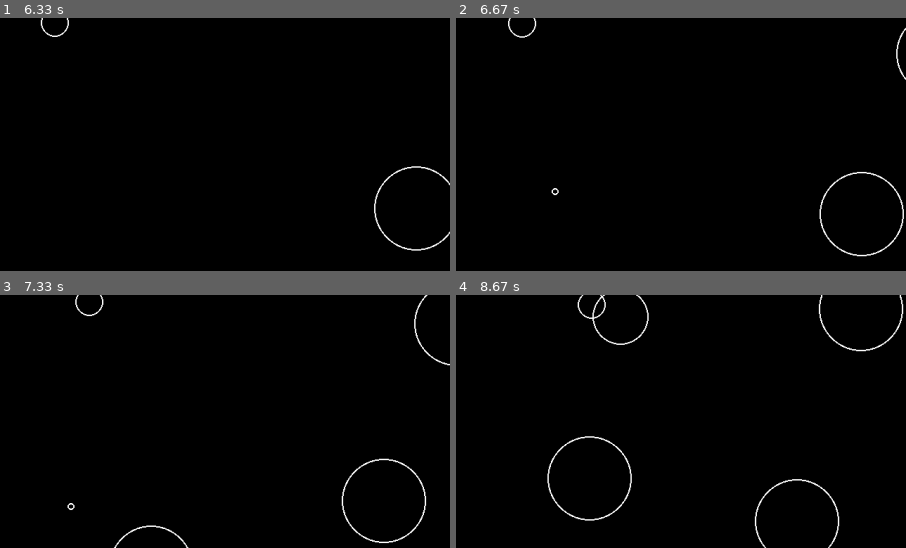
Above: before the commit, frames 1-4 (two rows, left to right).
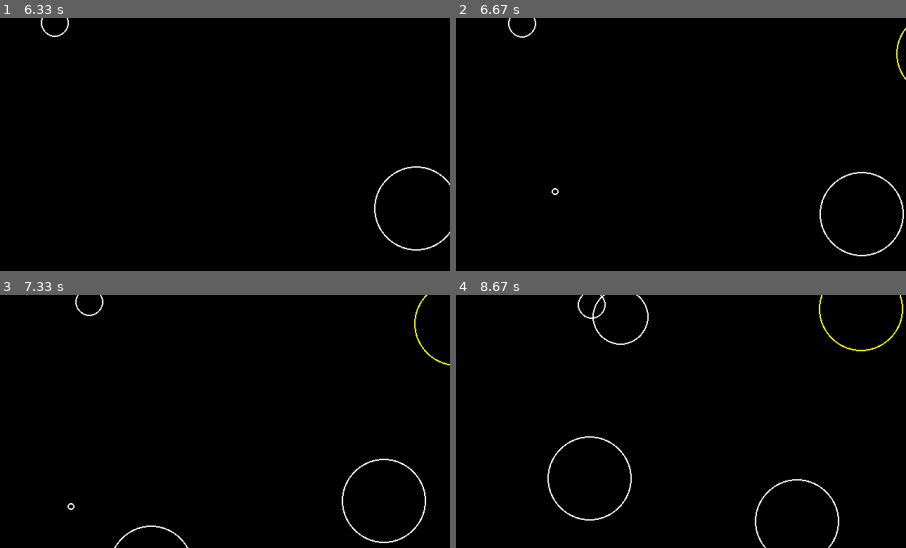
Above: after the commit, the same moments.

Repository: ThoughtPilot000/asteroids-pygame
Game: pygame game, started from main.py
The game is run twice, just before and just after one commit, with the same random seed, the same clock (stepped at 60 frames per second) and the same inputs.
Inputs:
- Up to frame 1 (6.33 s): tap Space at 0.33, 0.73, 1.03, 1.23, 1.57, 1.87, 2.07, 2.37, 2.63, 2.97, 3.27, 3.4, 3.8, 4.1, 4.47, 4.87, 5.17, 5.37, 5.67, 5.87, 6.2 s; hold D 0.67-1.13 s; hold W 1.17-1.47 s; hold D 1.5-1.97 s; hold A 2-2.53 s; hold S 2.57-2.87 s; hold A 2.9-3.3 s; hold W 3.33-3.7 s; hold D 3.73-4.37 s; hold S 4.4-4.77 s; hold A 4.8-5.27 s; hold D 5.3-5.77 s; hold W 5.8-6.1 s; hold D from 6.13 s (still down)
- Up to frame 2 (6.67 s): tap Space at 6.5 s; release D at 6.6 s; hold A from 6.63 s (still down)
- Up to frame 3 (7.33 s): tap Space at 6.7, 7, 7.27 s; release A at 7.17 s; hold S from 7.2 s (still down)
- Up to frame 4 (8.67 s): release S at 7.5 s; hold A 7.53-7.93 s; tap Space at 7.6, 7.9, 8.03, 8.43 s; hold W 7.97-8.33 s; hold D from 8.37 s (still down)
The pictures show only the part of the screen within x 50-100%, y 0-50%; the shares and areas given below are measured in that part.

Frame 1 is identical in both runs. In frame 2, 0.1% of the frame differs, in the area x 97-100%, y 3-25%; in frame 3, 0.2%; in frame 4, 0.3%, in the area x 80-100%, y 0-23%.

Commit message:
added score, added golden asteroids giving double the points

Diff:
--- a/asteroidfield.py
+++ b/asteroidfield.py
@@ -33,7 +33,7 @@
         self.spawn_timer = 0.0
 
     def spawn(self, radius, position, velocity):
-        asteroid = Asteroids(position.x, position.y, radius)
+        asteroid = Asteroids(position.x, position.y, radius, random.choices([True, False], weights=[0.05, 0.995], k=1)[0])
         asteroid.velocity = velocity
 
     def update(self, dt):
--- a/asteroids.py
+++ b/asteroids.py
@@ -6,8 +6,9 @@
 from constants import LINE_WIDTH, SCREEN_HEIGHT, SCREEN_WIDTH, ASTEROID_MIN_RADIUS
 
 class Asteroids(CircleShape):
-    def __init__(self, x, y, radius):
+    def __init__(self, x, y, radius, golden):
         super().__init__(x,y,radius)
+        self.golden = golden
 
     def split(self):
         self.kill()
@@ -20,14 +21,21 @@
             second_vector = self.velocity.rotate(-rand_angle)
             new_radius = self.radius - ASTEROID_MIN_RADIUS
 
-            new_1 = Asteroids(self.position[0], self.position[1], new_radius)
-            new_2 = Asteroids(self.position[0], self.position[1], new_radius)
+            if self.golden:
+                new_1 = Asteroids(self.position[0], self.position[1], new_radius,True)
+                new_2 = Asteroids(self.position[0], self.position[1], new_radius,True)
+            else:
+                new_1 = Asteroids(self.position[0], self.position[1], new_radius,False)
+                new_2 = Asteroids(self.position[0], self.position[1], new_radius,False)
 
             new_1.velocity = first_vector * 1.2
             new_2.velocity = second_vector * 1.2
 
     def draw(self, surface):
-        pygame.draw.circle(surface, "white", self.position, self.radius, LINE_WIDTH)
+        if not self.golden:
+            pygame.draw.circle(surface, "white", self.position, self.radius, LINE_WIDTH)
+        else:
+            pygame.draw.circle(surface, "yellow", self.position, self.radius, LINE_WIDTH)
 
     def update(self, dt):
         self.position += self.velocity * dt
--- a/main.py
+++ b/main.py
@@ -8,6 +8,8 @@
 from shot import Shot
 
 def main():
+
+    score = 0
 
     print(f"Starting Asteroids with pygame version: {pygame.version.ver}")
     print(f"Screen width: {SCREEN_WIDTH}\nScreen height: {SCREEN_HEIGHT}")
@@ -48,6 +50,7 @@
             if i.collide_with(player):
                 log_event("player_hit")
                 print("Game over!")
+                print(f"Your score was {score}!")
                 sys.exit()
 
         for asteroid_object in asteroids:
@@ -56,6 +59,11 @@
                     log_event("asteroid_shot")
                     x.kill()
                     asteroid_object.split()
+
+                    if asteroid_object.golden:
+                        score += asteroid_object.radius * 3
+                    else:
+                        score += asteroid_object.radius
 
         #rendering
         screen.fill("black")
Not shown, changed: game_events.jsonl
